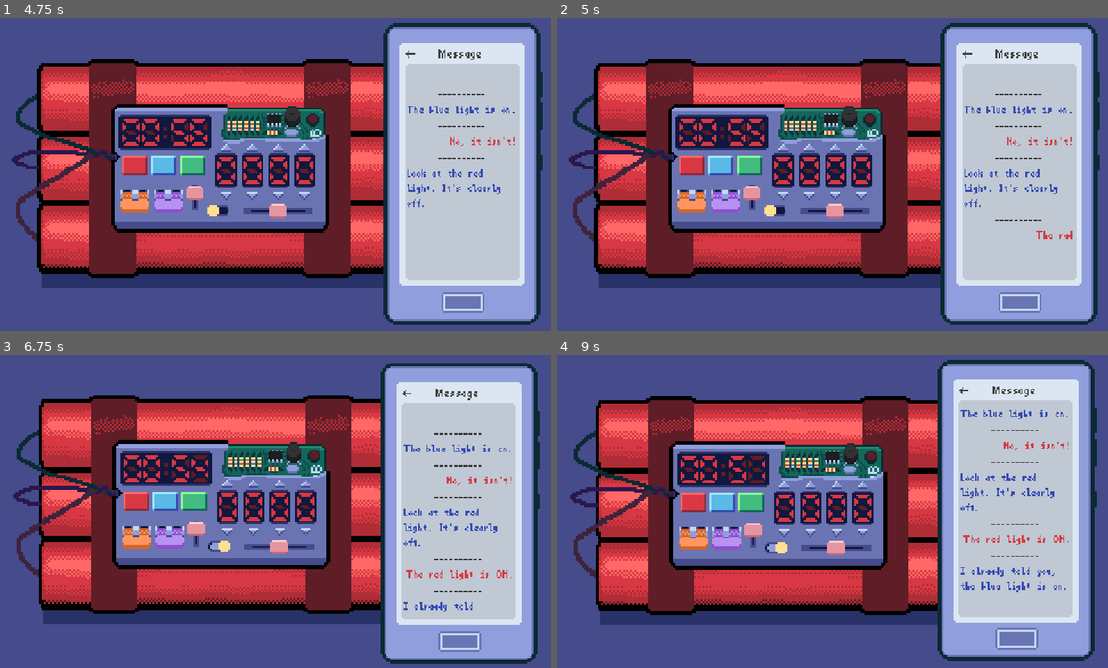
Above: before the commit, frames 1-4 (two rows, left to right).
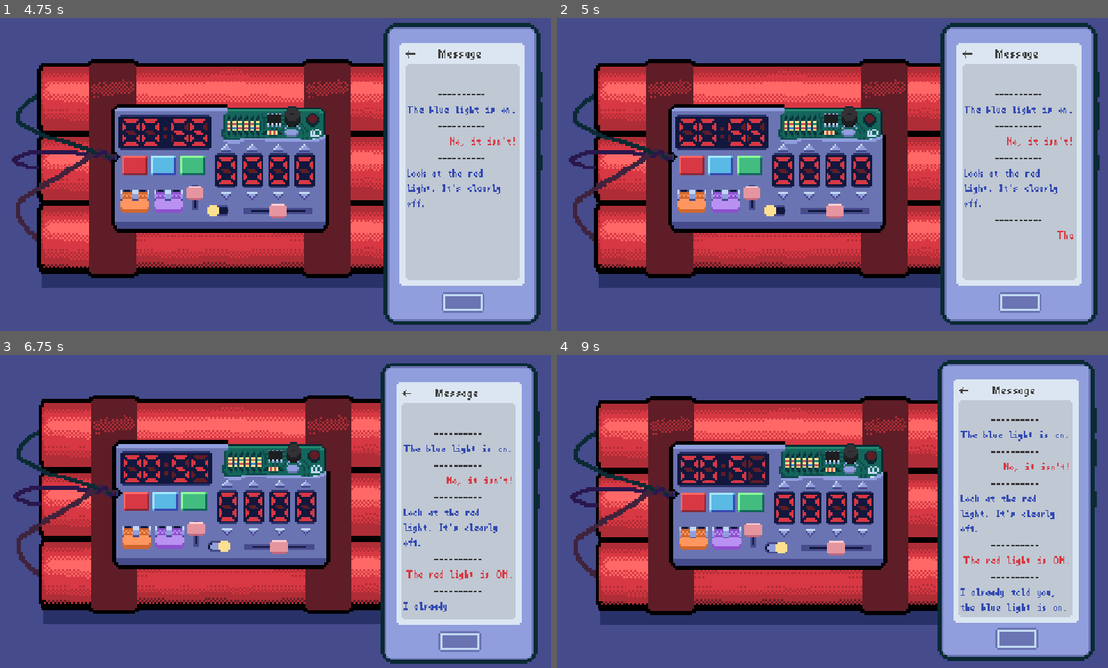
Above: after the commit, the same moments.

Repository: Mr-Excoem/brackeys-jam-2026-2
Game: Godot game, scene res://main.tscn
Same seed, same stepped clock (60 frames per second), same inputs: the game is played once before the commit and once after it.
Inputs (mouse positions are in pixels of both pictures, inside the frame that each line leads up to):
- Up to frame 1 (4.75 s): click "START" at 0.5 s; click (137, 165) at 1.25 s; click (192, 165) at 2 s; click (165, 165) at 2.75 s; click (225, 146) at 3.52 s; click (225, 196) at 4.27 s
- Up to frame 2 (5 s): no input
- Up to frame 3 (6.75 s): click (220, 545) at 5.02 s; tap Enter at 5.75 s; move the mouse to (462, 411) at 5.77 s; hold Right 5.78-6.53 s; tap Alt at 5.85 s; click (462, 411) at 5.92 s; tap Space at 6.5 s; move the mouse to (457, 442) at 6.52 s; hold Down from 6.53 s (still down); tap Shift at 6.6 s; click (457, 442) at 6.67 s
- Up to frame 4 (9 s): tap Enter at 7.25 s; move the mouse to (1014, 461) at 7.27 s; release Down at 7.28 s; hold Right 7.28-8.03 s; tap Alt at 7.35, 8.85 s; click (1014, 461) at 7.42 s; move the mouse to (1014, 508) at 8.02 s; hold Up 8.03-8.78 s; tap Shift at 8.1 s; click (1014, 508) at 8.17 s; move the mouse to (1014, 555) at 8.77 s; hold Left from 8.78 s (still down); click (1014, 555) at 8.92 s

Frame 1 is identical in both runs. In frame 2, less than 0.1% of the frame differs, in the area x 86-94%, y 68-71%; in frame 3, less than 0.1%; in frame 4, 1.8%, in the area x 73-93%, y 17-83%.

Commit message:
Added noise

Diff:
--- a/brackeys-2026/default_bus_layout.tres
+++ b/brackeys-2026/default_bus_layout.tres
@@ -4,7 +4,13 @@
 resource_name = "Reverb"
 wet = 0.0
 
+[sub_resource type="AudioEffectStereoEnhance" id="AudioEffectStereoEnhance_j3pel"]
+resource_name = "StereoEnhance"
+time_pullout_ms = 15.0
+
 [resource]
+bus/0/bypass_fx = true
+bus/0/send = &"Stereo"
 bus/1/name = &"Reverb"
 bus/1/solo = false
 bus/1/mute = false
@@ -13,3 +19,5 @@
 bus/1/send = &"Master"
 bus/1/effect/0/effect = SubResource("AudioEffectReverb_j3pel")
 bus/1/effect/0/enabled = true
+bus/1/effect/1/effect = SubResource("AudioEffectStereoEnhance_j3pel")
+bus/1/effect/1/enabled = true
--- a/brackeys-2026/main.gd
+++ b/brackeys-2026/main.gd
@@ -58,22 +58,13 @@
 	if dialogue_index >= dialogue.size():
 		return
 
-	phone.add_dialogue(
+	await phone.add_dialogue(
 		dialogue[dialogue_index]["speaker"],
 		dialogue[dialogue_index]["text"]
-	).connect(_on_message_finished)
-
-	#var message = chat_message_scene.instantiate()
-	#$CanvasLayer/Phone/ChatScroll/ChatMessages.add_child(message)
-	#
-	#message.setup_message(
-		#dialogue[dialogue_index]["speaker"],
-		#dialogue[dialogue_index]["text"]
-	#)
-	#
-	#message.finished_typing.connect(_on_message_finished)
+	)
 
 	await get_tree().process_frame
+	_on_message_finished()
 
 func _on_message_finished():
 	dialogue_index += 1
@@ -98,6 +89,7 @@
 	and not BombTimer.is_bomb_solved \
 	and not BombTimer.on_titlescreen:
 		time_up = true
+		bomb.disable()
 		print("TIME'S UP!")
 
 	#move the canva according to mouse movation
--- a/brackeys-2026/main.tscn
+++ b/brackeys-2026/main.tscn
@@ -18,6 +18,7 @@
 [ext_resource type="Texture2D" uid="uid://clxfjo63qhh2a" path="res://assets/human_veritification_popup.png" id="15_vivmo"]
 [ext_resource type="Texture2D" uid="uid://skgh56c3hr1t" path="res://assets/tickmark.png" id="16_2cqfq"]
 [ext_resource type="Script" uid="uid://bw58iborpdkse" path="res://scripts/camera_layer.gd" id="18_074og"]
+[ext_resource type="AudioStream" uid="uid://wna22sjcr82h" path="res://assets/noise.mp3" id="19_82xsv"]
 [ext_resource type="Script" uid="uid://bfwit36764bqb" path="res://scripts/audio_listener_2d.gd" id="19_cegan"]
 
 [sub_resource type="Animation" id="Animation_4c57u"]
@@ -539,6 +540,12 @@
 [node name="Camera2D" type="Camera2D" parent="CameraLayer" unique_id=732330032]
 anchor_mode = 0
 
+[node name="Noise" type="AudioStreamPlayer" parent="CameraLayer" unique_id=1164629794]
+stream = ExtResource("19_82xsv")
+volume_db = -80.0
+autoplay = true
+bus = &"Reverb"
+
 [node name="AudioListener2D" type="AudioListener2D" parent="." unique_id=144218485]
 current = true
 script = ExtResource("19_cegan")
--- a/brackeys-2026/scripts/camera_layer.gd
+++ b/brackeys-2026/scripts/camera_layer.gd
@@ -9,10 +9,12 @@
 
 @onready var camera = $Camera2D
 @onready var screen = $ColorRect
+@onready var noise = $Noise
 
 # Called every frame. 'delta' is the elapsed time since the previous frame.
 func _process(_delta: float) -> void:
-	if BombTimer.on_titlescreen or BombTimer.is_bomb_solved:
+	if BombTimer.on_titlescreen \
+	or BombTimer.is_bomb_solved:
 		#reset everything
 		speed = 0
 		camera_offset = 0
@@ -31,3 +33,7 @@
 	#screen become lighter
 	if max((BombTimer.WARNING_TIME-BombTimer.time_left),0):
 		screen.color.a = (BombTimer.WARNING_TIME-BombTimer.time_left)/20
+
+	if BombTimer.is_stopped():
+		noise.stop()
+	noise.volume_db = BombTimer.WARNING_TIME - BombTimer.time_left - 30
--- a/brackeys-2026/scripts/phone.gd
+++ b/brackeys-2026/scripts/phone.gd
@@ -3,16 +3,18 @@
 var chat_message_scene = preload("uid://b8embku2jpi8")
 @onready var chat_scroll = $ChatScroll
 
-func add_dialogue(speaker:String, text:String) -> Signal:
+func add_dialogue(speaker:String, text:String):
 	# In theory this function won't be called during titlescreen
 	# but there's an old Chinese saying says 不怕一万，就怕万一
 	if BombTimer.on_titlescreen:
-		return Signal()
+		return
 
 	var message = chat_message_scene.instantiate()
 	$ChatScroll/ChatMessages.add_child(message)
 	message.setup_message(speaker, text)
-	return message.finished_typing
+	await message.finished_typing
 
 func _process(_delta):
+	# BUG maybe: this will lead to displaying the best animation
+	# but stop players from scrolling the phone
 	chat_scroll.scroll_vertical = chat_scroll.get_v_scroll_bar().max_value
Not shown, added: brackeys-2026/assets/noise.mp3.import
Not shown, added: brackeys-2026/assets/noise.mp3
